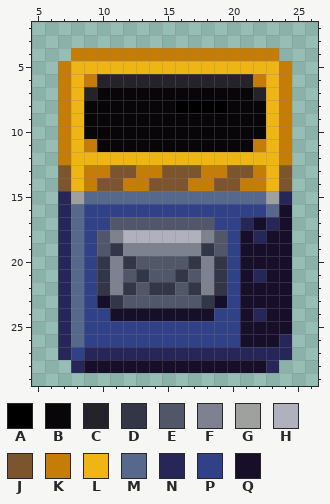
Pixel-art sprite, stored at Resources/Textures/Structures/Piping/disposal.rsi/mailing.png. The picture above was drawn from the file before the commit.
The file is 32x32 pixels. Shown: x 5..26, y 2..29.
Palette (. is transparent): A #000000  B #090609  C #242329  D #333646  E #525669  F #7e8190  G #9fa19f  H #b0b1bd  J #7c552e  K #c57d07  L #efb514  M #57688d  N #262658  P #304188  Q #170f2a
After the commit:
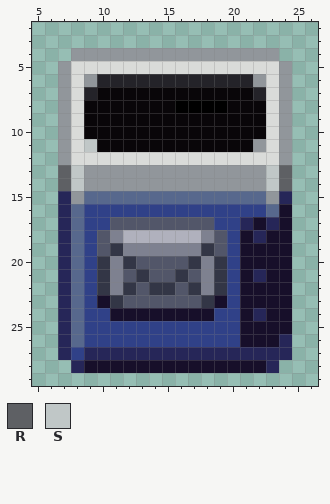
Colours new in this view: R #5e6064  S #c0c7c7
The exact change:
@@ palette @@
-K #c57d07
+K #91969b
-L #efb514
+L #d9dbd9
@@ x 5..26 @@
 10 ..KLBBBBBBBBBBBBBBLK..
-11 ..KLKBBBBBBBBBBBBKLK..
+11 ..KLSBBBBBBBBBBBBKLK..
 12 ..KLLLLLLLLLLLLLLLLK..
-13 ..JLKKJJKKJJJKKJJKLJ..
-14 ..JLKJJKKJJJKKJJKKLJ..
-15 ..NGMMMMMMMMMMMMMMGN..
+13 ..RSKKKKKKKKKKKKKKSR..
+14 ..RSKKKKKKKKKKKKKKSR..
+15 ..NKMMMMMMMMMMMMMMKN..
 16 ..NMPPPPPPPPPPPPPPMQ..
